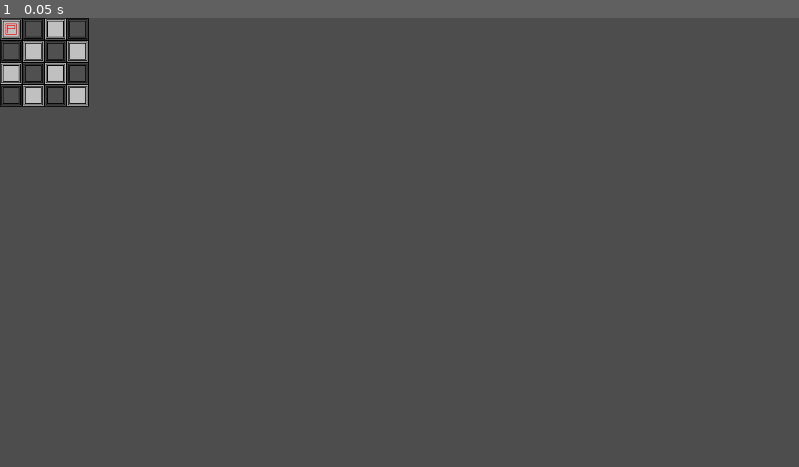
Above: before the commit, frame 1.
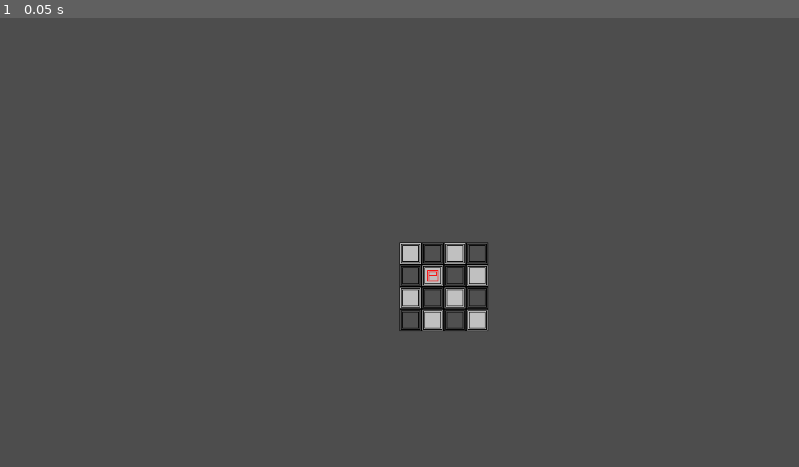
Above: after the commit, the same moment.

Repository: Crazyafk/daccadus-battle-sim
Game: Godot game, scene res://scenes/main.tscn
Same seed, same stepped clock (60 frames per second), same inputs: the game is played once before the commit and once after it.
Inputs:
- Up to frame 1 (0.05 s): no input

The runs differ from the first frame. In frame 1, 2.8% of the frame differs, in the area x 0-62%, y 0-70%.

Commit message:
add grid and world pos conversion functions to map_array

Diff:
--- a/project.godot
+++ b/project.godot
@@ -19,3 +19,11 @@
 
 version_control/plugin_name="GitPlugin"
 version_control/autoload_on_startup=true
+
+[input]
+
+left_click={
+"deadzone": 0.5,
+"events": [Object(InputEventMouseButton,"resource_local_to_scene":false,"resource_name":"","device":-1,"window_id":0,"alt_pressed":false,"shift_pressed":false,"ctrl_pressed":false,"meta_pressed":false,"button_mask":1,"position":Vector2(361, 10),"global_position":Vector2(370, 56),"factor":1.0,"button_index":1,"canceled":false,"pressed":true,"double_click":false,"script":null)
+]
+}
--- a/scenes/main.tscn
+++ b/scenes/main.tscn
@@ -1,6 +1,7 @@
-[gd_scene load_steps=5 format=4 uid="uid://dlv2d4xxai5u0"]
+[gd_scene load_steps=6 format=4 uid="uid://dlv2d4xxai5u0"]
 
 [ext_resource type="Texture2D" uid="uid://bv804ertxw2pj" path="res://tilemap/tile_atlas.png" id="1_gdwk8"]
+[ext_resource type="Script" path="res://scripts/map_array.gd" id="1_nednn"]
 [ext_resource type="Texture2D" uid="uid://bhaydbdu2wkn0" path="res://sprites/Player.png" id="2_gkwf2"]
 
 [sub_resource type="TileSetAtlasSource" id="TileSetAtlasSource_2w0ky"]
@@ -17,7 +18,13 @@
 
 [node name="Main" type="Node2D"]
 
-[node name="MapArray" type="Node" parent="."]
+[node name="Camera2D" type="Camera2D" parent="."]
+
+[node name="MapArray" type="Node2D" parent="."]
+script = ExtResource("1_nednn")
+cellsize = Vector2i(32, 32)
+gridsize = Vector2i(4, 4)
+default_offset = Vector2(8, 8)
 
 [node name="TileMapLayer" type="TileMapLayer" parent="MapArray"]
 texture_filter = 1
@@ -29,4 +36,4 @@
 texture_filter = 1
 texture = ExtResource("2_gkwf2")
 centered = false
-offset = Vector2(8, 8)
+offset = Vector2(40, 40)
--- /dev/null
+++ b/scripts/map_array.gd
@@ -0,0 +1,29 @@
+extends Node2D
+
+@export var cellsize : Vector2i
+@export var gridsize : Vector2i
+@export var default_offset : Vector2
+
+func _ready() -> void:
+	pass
+
+func _process(delta: float) -> void:
+	if Input.is_action_just_pressed("left_click"):
+		var camera : Camera2D = get_viewport().get_camera_2d()
+		var pos : Vector2 = camera.get_global_mouse_position()
+
+# Get Grid pos of world pos. if outside of grid, return (-1,-1).
+func get_grid_pos(world_pos : Vector2) -> Vector2i:
+	var x = int(world_pos.x / cellsize.x)
+	var y = int(world_pos.y / cellsize.y)
+	if(x < 0 or x >= gridsize.x or y < 0 or y >= gridsize.y):
+		return Vector2i(-1,-1)
+	return Vector2i(x, y)
+
+# Get World pos of Grid pos, plus offset. returns 0,0 for an invalid gridpos.
+func get_world_pos(grid_pos: Vector2i, offset: Vector2 = default_offset) -> Vector2:
+	if(grid_pos.x < 0 or grid_pos.x >= gridsize.x or grid_pos.y < 0 or grid_pos.y >= gridsize.y):
+		return Vector2(0,0)
+	var x = grid_pos.x * cellsize.x + offset.x
+	var y = grid_pos.y * cellsize.y + offset.y
+	return Vector2(x,y)
